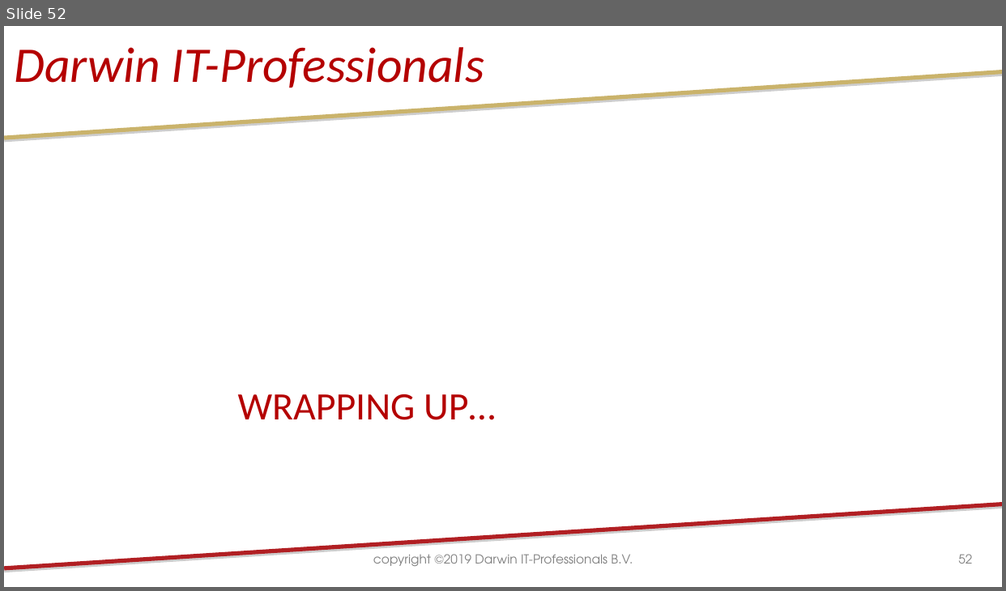
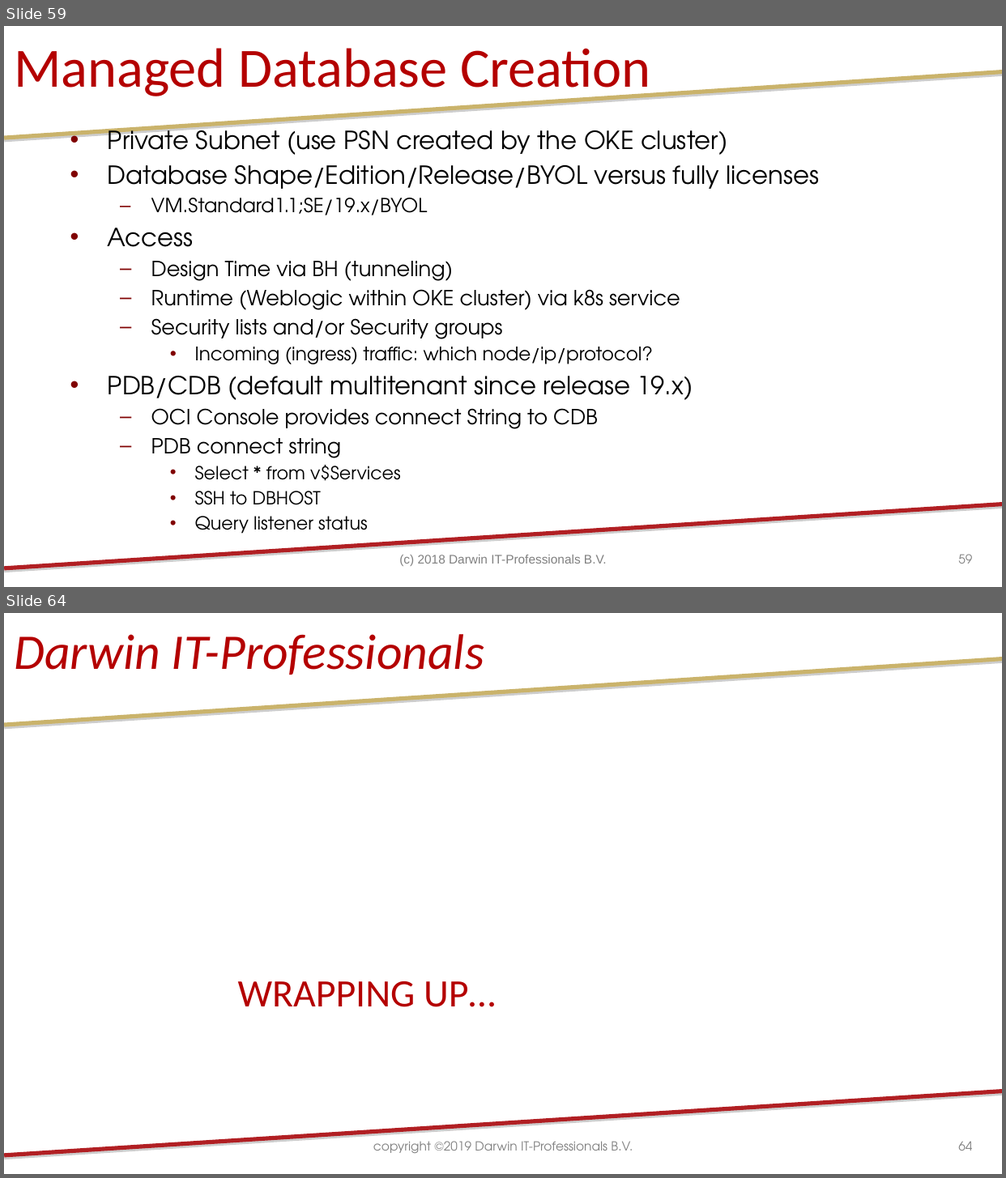
Before and after one commit to darwin-it/weblogic-operator-medrec-admin, a slide deck: doc/ppt/20191003-Kubernetes Managed Weblogic Revival.pptx. Shown one above the other, each under a label of ours: slide 52 before the commit, slides 59 and 64 after it; the slides between them are not shown. The pictures are 1006x591 and 1006x1178 pixels, drawn with LibreOffice and Linux fonts; fonts in the diff are those of the drawing; background and template pictures are left out. Boxes give left, top, right and bottom in pixels: in the first picture for what was removed or moved away, otherwise in the second. Text is boxed around its words. In the diff, an @@ line names an element or a change of style, - is before the commit and + after.

```diff
--- a/doc/ppt/20191003-Kubernetes Managed Weblogic Revival.pptx
+++ b/doc/ppt/20191003-Kubernetes Managed Weblogic Revival.pptx
@@ slide 59 added at (4, 26, 1002, 587), background #FFFFFF; not listed: 2 template elements that a slide beside it also shows @@
@@ title added at (15, 48, 650, 101), 40 pt, text #B40000 @@
+Managed Database Creation
@@ text added at (108, 123, 820, 534), 15 pt, text #000000 @@
+• Private Subnet (use PSN created by the OKE cluster)
+• Database Shape/Edition/Release/BYOL versus fully licenses
+  – VM.Standard1.1;SE/19.x/BYOL
+• Access
+  – Design Time via BH (tunneling)
+  – Runtime (Weblogic within OKE cluster) via k8s service
+  – Security lists and/or Security groups
+    • Incoming (ingress) traffic: which node/ip/protocol?
+• PDB/CDB (default multitenant since release 19.x)
+  – OCI Console provides connect String to CDB
+  – PDB connect string
+    • Select * from v$Services
+    • SSH to DBHOST
+    • Query listener status
@@ text added at (399, 555, 607, 566), 9 pt, text #808080 @@
+(c) 2018 Darwin IT-Professionals B.V.
@@ page number added at (958, 554, 972, 564), 9 pt, text #808080 @@
+59
@@ what was slide 52 is now slide 64 @@
@@ page number at (958, 1141, 972, 1151): text changed @@
-52
+64
```
Also in this commit, not shown: 1 slide changed, 11 other slides added.
